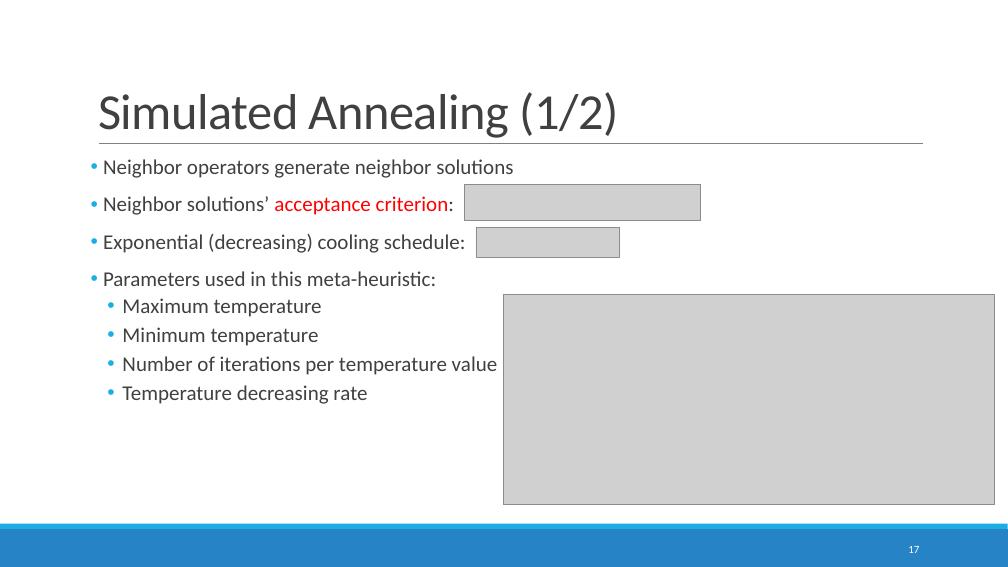
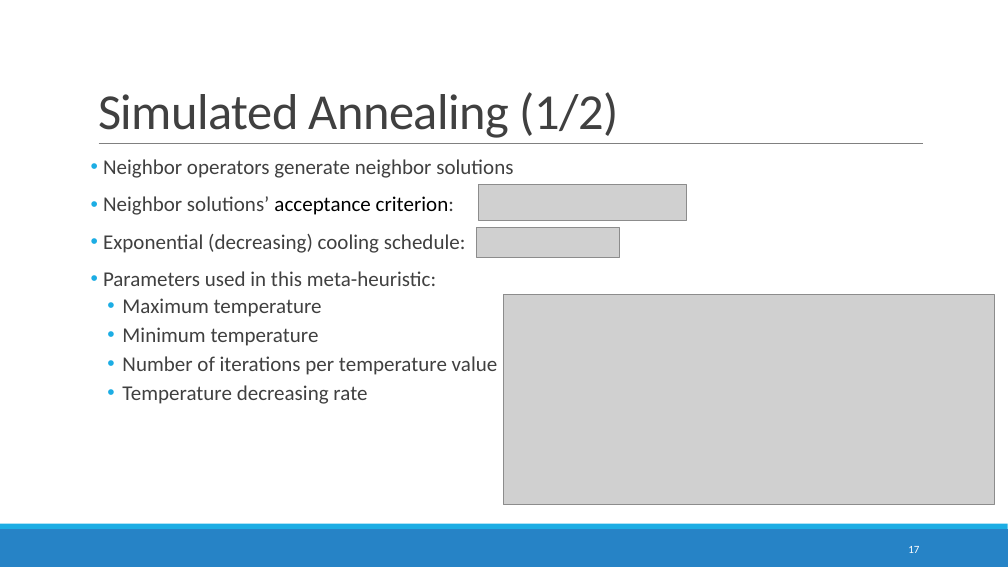
Before and after one commit to devilsdante/isel-examtimetabling-2014-2015, a slide deck: slide 17 of doc/Apresentação Oral/AFinal.pptx. Drawn at 1008x567 pixels with LibreOffice and Linux fonts; fonts in the diff are those of the drawing; grey boxes stand for pictures. Boxes give left, top, right and bottom in pixels: in the first picture for what was removed or moved away, otherwise in the second. Text is boxed around its words. In the diff, an @@ line names an element or a change of style, - is before the commit and + after.

```diff
--- a/doc/Apresentação Oral/AFinal.pptx
+++ b/doc/Apresentação Oral/AFinal.pptx
@@ text at <box>103,196,454,215</box>: text colour #FF0000 to #000000 in "acceptance criterion:" @@
@@ picture: place and size @@
-picture at <box>465,184,701,221</box>
+picture at <box>479,184,687,221</box>
```
Also in this commit, not shown: 5 other slides changed, 2 slides added, 6 other files.
